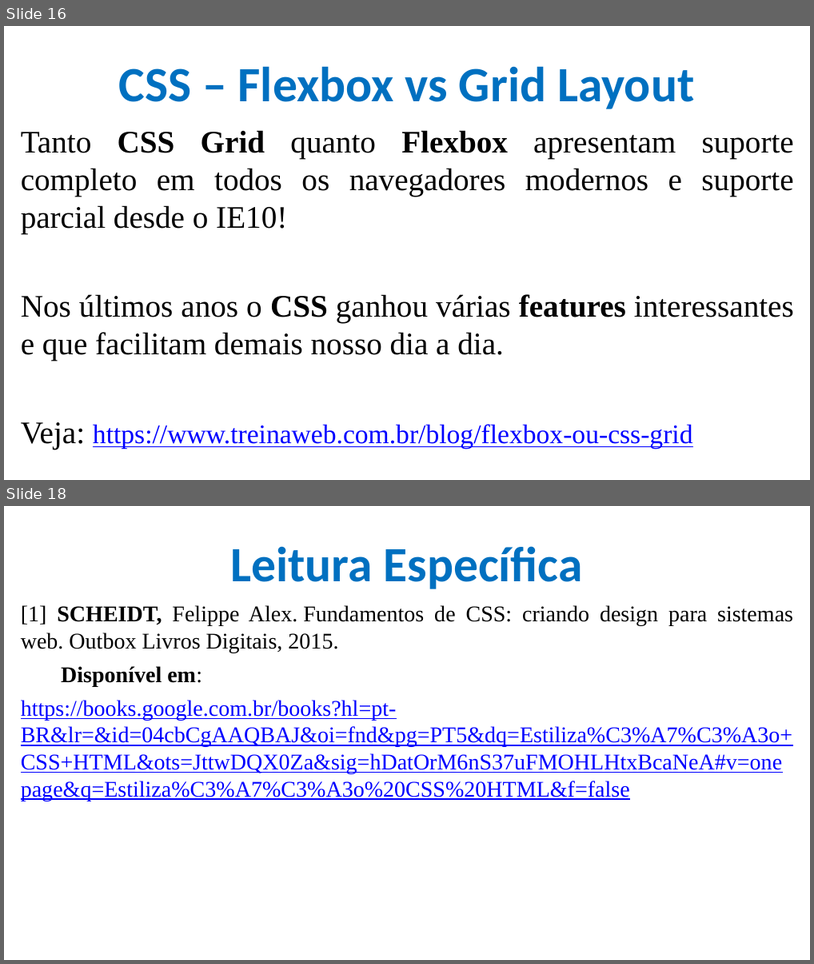
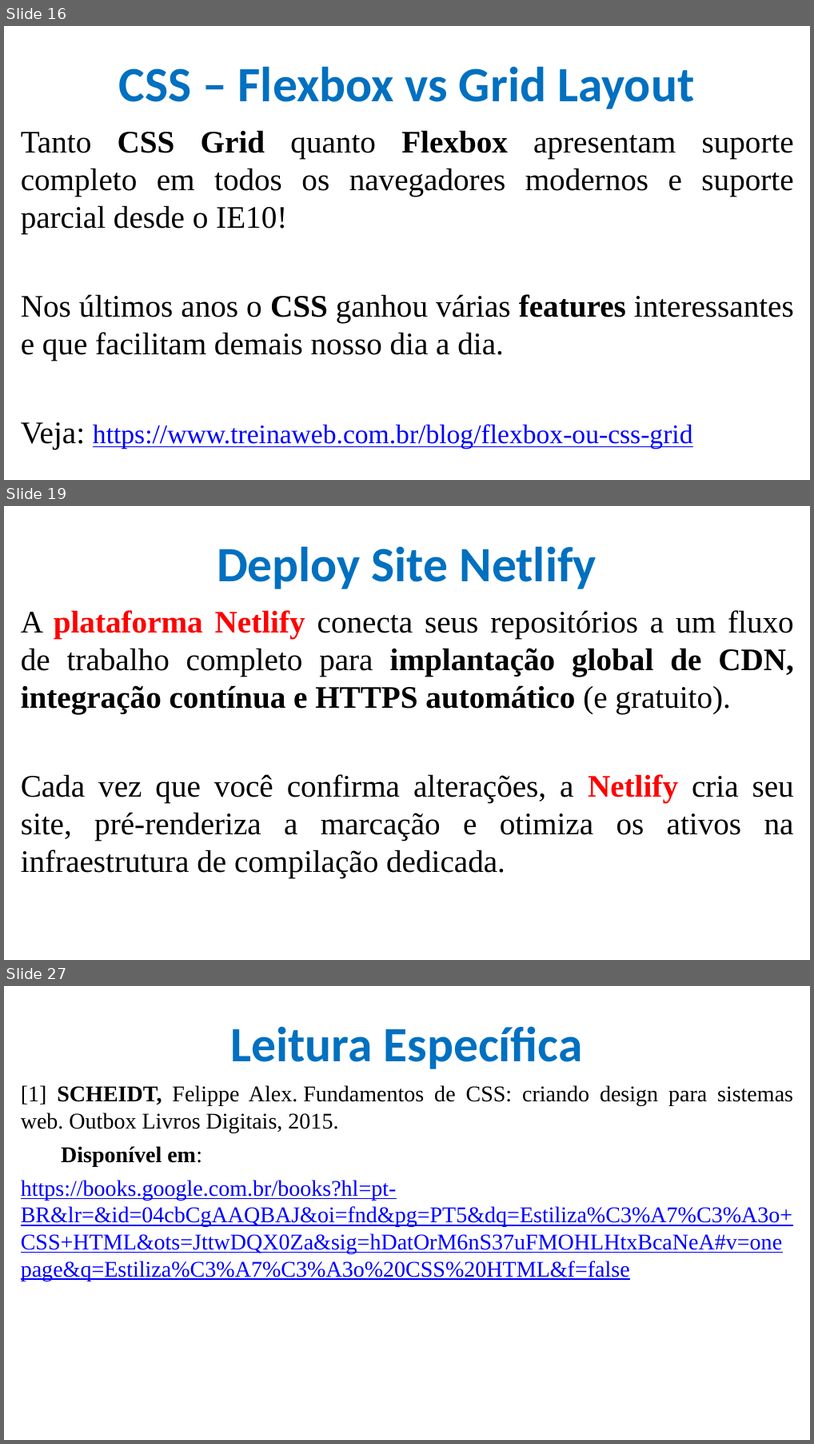
Before and after one commit to CloudEducationBrazil/WydenDesenvolvimentoWebPHP, a slide deck: 01 Classes/Aula 07 Desenvolvimento Web - CSS.pptx. Shown one above the other, each under a label of ours: slides 16 and 18 before the commit, slides 16, 19 and 27 after it; the slides between them are not shown. The pictures are 814x964 and 814x1444 pixels, drawn with LibreOffice and Linux fonts; fonts in the diff are those of the drawing; background and template pictures are left out. Boxes give left, top, right and bottom in pixels: in the first picture for what was removed or moved away, otherwise in the second. Text is boxed around its words. In the diff, an @@ line names an element or a change of style, - is before the commit and + after.

```diff
--- a/01 Classes/Aula 07 Desenvolvimento Web - CSS.pptx
+++ b/01 Classes/Aula 07 Desenvolvimento Web - CSS.pptx
@@ slide 19 added at box(4, 506, 810, 960), background picture (left out) @@
@@ title added at box(217, 546, 597, 589), 44 pt, text #0070C0, bold @@
+Deploy Site Netlify
@@ text added at box(21, 610, 794, 878), 28 pt, text #000000 @@
+A plataforma Netlify conecta seus repositórios a um fluxo de trabalho completo para implantação global de CDN, integração contínua e HTTPS automático (e gratuito).
+Cada vez que você confirma alterações, a Netlify cria seu site, pré-renderiza a marcação e otimiza os ativos na infraestrutura de compilação dedicada.
@@ what was slide 18 is now slide 27 @@
```
Also in this commit, not shown: 8 other slides added.
